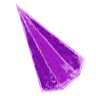
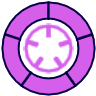
Layers edited between the first and the second 96x96 image:
renamed "Warstwa 2" to "Warstwa 26", painted on it over (x1=1, y1=1, x2=96, y2=96)
added group "Warstwa 11" with 6 layers above "Warstwa 12" over (x1=1, y1=1, x2=96, y2=96)
added layer "1" (1st of 2, in "Warstwa 11") in group "Warstwa 11" over (x1=1, y1=1, x2=96, y2=64)
added layer "2" (1st of 2, in "Warstwa 11") in group "Warstwa 11" over (x1=1, y1=1, x2=96, y2=96)
added layer "3" (1st of 2, in "Warstwa 11") in group "Warstwa 11" over (x1=1, y1=1, x2=96, y2=96)
added layer "4" (1st of 2, in "Warstwa 11") in group "Warstwa 11" over (x1=1, y1=1, x2=64, y2=96)
added layer "5" (1st of 2, in "Warstwa 11") in group "Warstwa 11" over (x1=1, y1=1, x2=96, y2=96)
